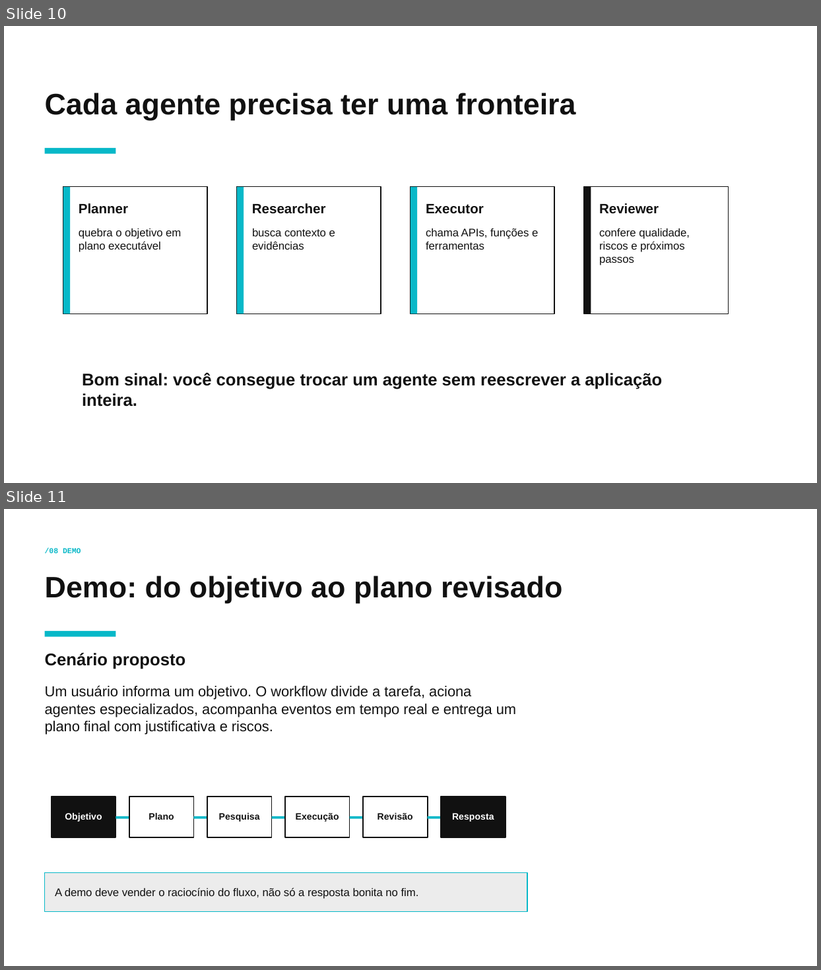
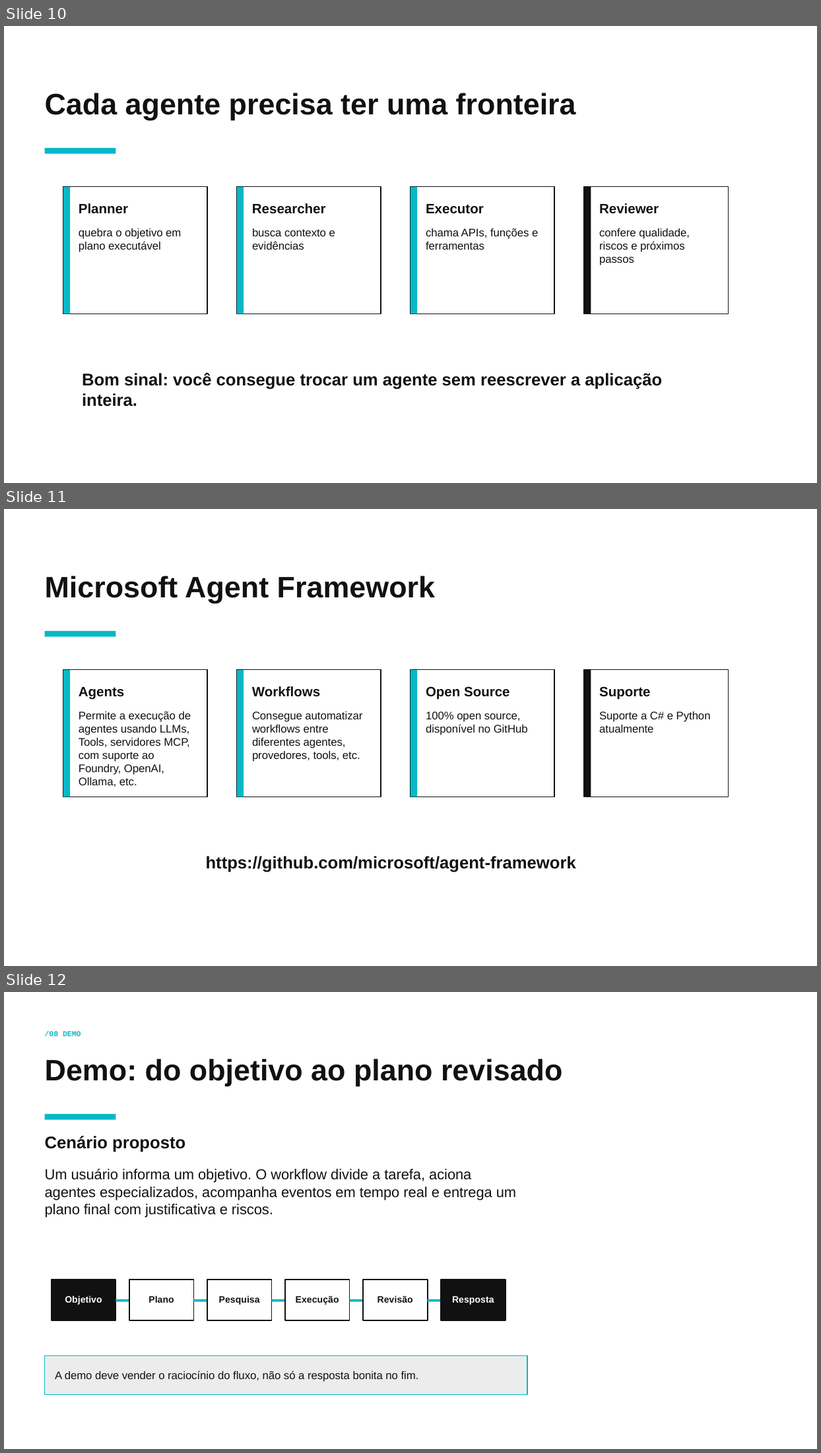
Before and after one commit to gustavobigardi/mvpconf-blazor-agent-workflow, a slide deck: workflows-multi-agent-microsoft-agent-workflow-mvp-conf-sorocaba.pptx. Shown one above the other, each under a label of ours: slides 10 and 11 before the commit, slides 10, 11 and 12 after it. The pictures are 821x970 and 821x1453 pixels, drawn with LibreOffice and Linux fonts; fonts in the diff are those of the drawing; background and template pictures are left out. Boxes give left, top, right and bottom in pixels: in the first picture for what was removed or moved away, otherwise in the second. Text is boxed around its words. In the diff, an @@ line names an element or a change of style, - is before the commit and + after.

Commit message:
update pptx

```diff
--- a/workflows-multi-agent-microsoft-agent-workflow-mvp-conf-sorocaba.pptx
+++ b/workflows-multi-agent-microsoft-agent-workflow-mvp-conf-sorocaba.pptx
@@ slide 11 added at (4,509,817,966), background picture (left out) @@
@@ text added at (45,576,435,603), 26.2 pt, text #111111, bold @@
+Microsoft Agent Framework
@@ rectangle added at (45,631,116,636), fill #08B8C8 @@
@@ rectangle added at (63,670,207,797), outline #111111 0.75 pt @@
@@ rectangle added at (63,670,70,797), fill #08B8C8 @@
@@ rectangle added at (236,670,380,797), outline #111111 0.75 pt @@
@@ rectangle added at (236,670,243,797), fill #08B8C8 @@
@@ text added at (252,687,320,697), 12 pt, text #111111, bold @@
+Workflows
@@ rectangle added at (411,670,554,797), outline #111111 0.75 pt @@
@@ rectangle added at (411,670,417,797), fill #08B8C8 @@
@@ text added at (426,687,510,700), 12 pt, text #111111, bold @@
+Open Source
@@ rectangle added at (585,670,729,797), outline #111111 0.75 pt @@
@@ rectangle added at (585,670,591,797), fill #111111 @@
@@ text added at (599,687,650,700), 12 pt, text #111111, bold @@
+Suporte
@@ text added at (79,687,124,700), 12 pt, text #111111, bold @@
+Agents
@@ text added at (79,712,191,787), 9.8 pt, text #111111 @@
+Permite a execução de agentes usando LLMs, Tools, servidores MCP, com suporte ao Foundry, OpenAI, Ollama, etc.
@@ text added at (252,712,362,762), 9.8 pt, text #111111 @@
+Consegue automatizar workflows entre diferentes agentes, provedores, tools, etc.
@@ text added at (426,712,528,735), 9.8 pt, text #111111 @@
+100% open source, disponível no GitHub
@@ text added at (599,712,711,733), 9.8 pt, text #111111 @@
+Suporte a C# e Python atualmente
@@ text added at (206,856,576,873), 15 pt, text #111111, bold @@
+https://github.com/microsoft/agent-framework
@@ what was slide 11 is now slide 12 @@
```
